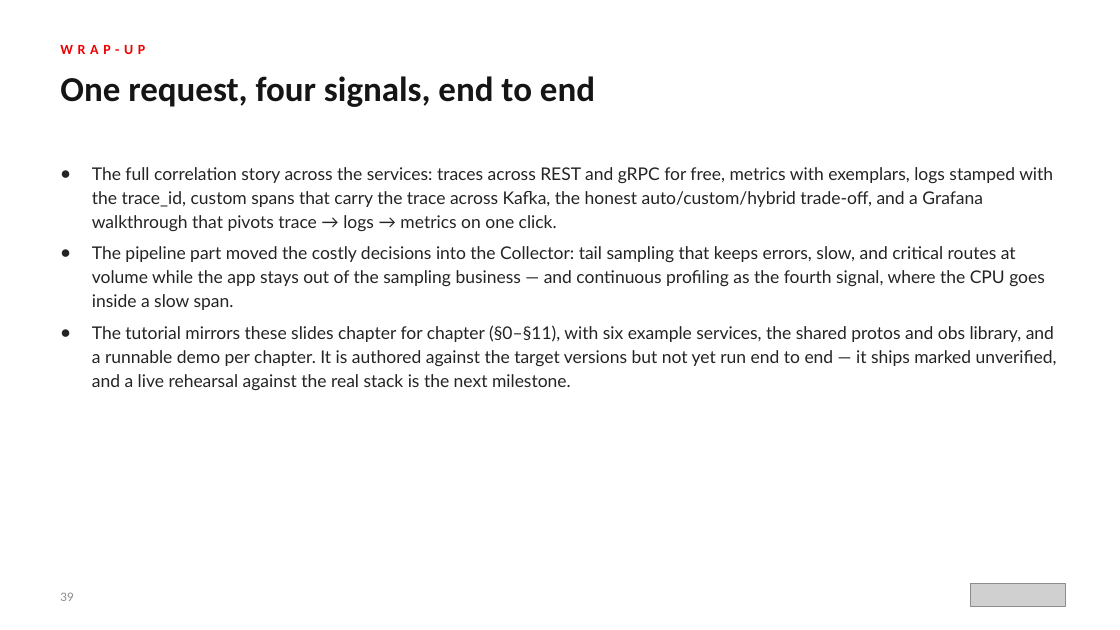
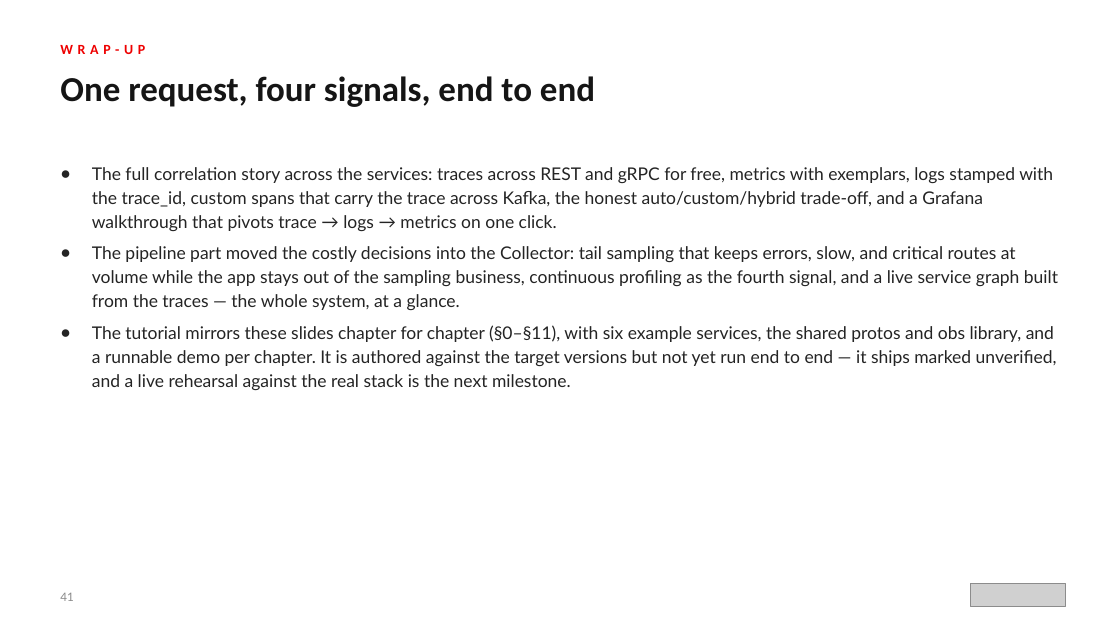
Before and after one commit to patterncatalyst/observability-python-otel-lgtm, a slide deck: slide 41 of presentations/otel-lgtm-python.pptx (slide 39 before the commit). Drawn at 1120x630 pixels with LibreOffice and Linux fonts; fonts in the diff are those of the drawing; grey boxes stand for pictures. Boxes give left, top, right and bottom in pixels: in the first picture for what was removed or moved away, otherwise in the second. Text is boxed around its words. In the diff, an @@ line names an element or a change of style, - is before the commit and + after.

Commit message:
r1.15: deck — add live service graph slides (fig-13) to the pipeline section; close the lockstep

```diff
--- a/presentations/otel-lgtm-python.pptx
+++ b/presentations/otel-lgtm-python.pptx
@@ text at [92, 246, 1058, 310]: text changed @@
-● The pipeline part moved the costly decisions into the Collector: tail sampling that keeps errors, slow, and critical routes at volume while the app stays out of the sampling business — and continuous profiling as the fourth signal, where the CPU goes inside a slow span.
+● The pipeline part moved the costly decisions into the Collector: tail sampling that keeps errors, slow, and critical routes at volume while the app stays out of the sampling business, continuous profiling as the fourth signal, and a live service graph built from the traces — the whole system, at a glance.
@@ text at [60, 593, 73, 601]: text changed @@
-39
+41
```
Also in this commit, not shown: 2 slides added, 1 other file.
